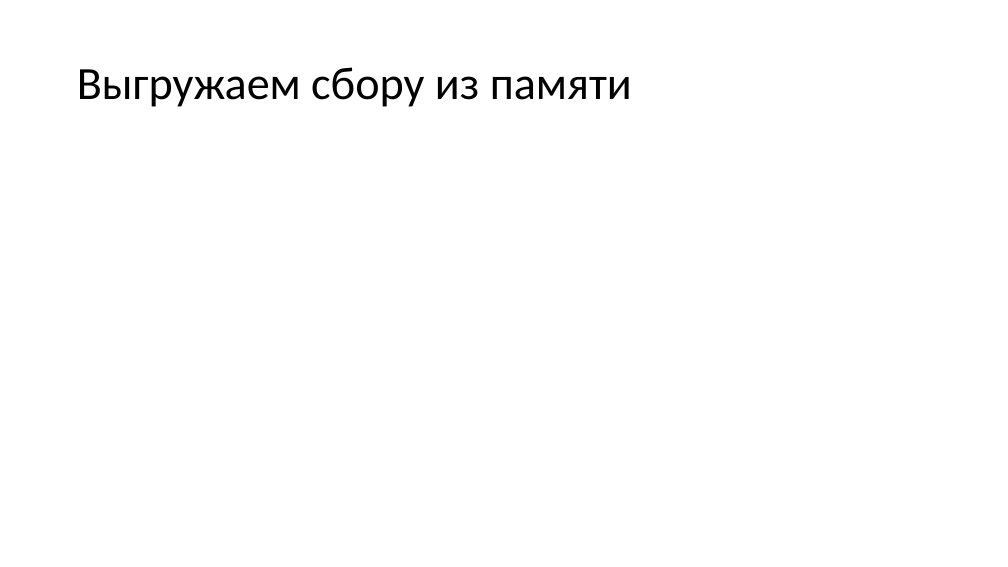
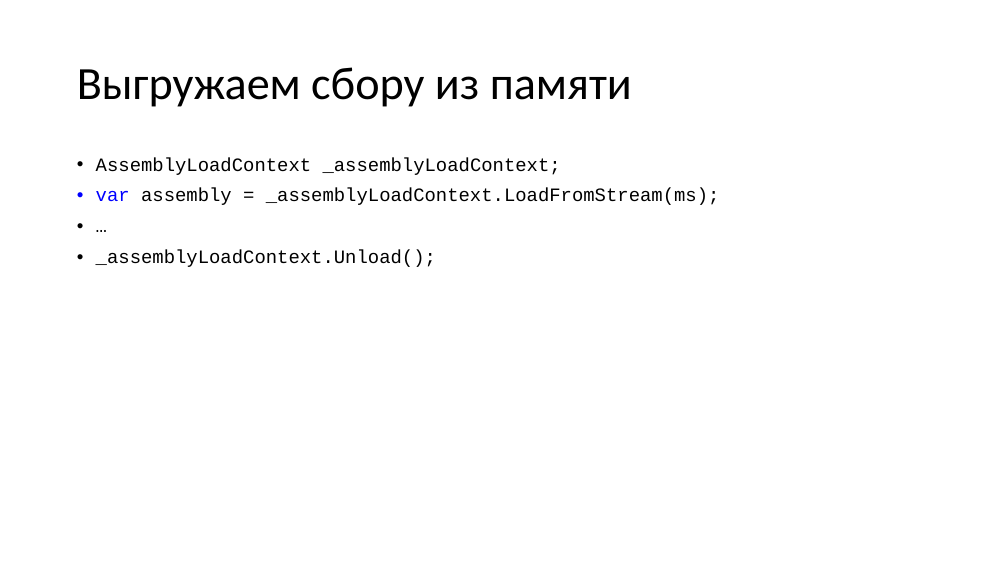
Before and after one commit to Sa1Gur/Expression2Sql, a slide deck: slide 27 of Query2SQL.pptx (slide 24 before the commit). Drawn at 1008x567 pixels with LibreOffice and Linux fonts; fonts in the diff are those of the drawing. Boxes give left, top, right and bottom in pixels: in the first picture for what was removed or moved away, otherwise in the second. Text is boxed around its words. In the diff, an @@ line names an element or a change of style, - is before the commit and + after.

```diff
--- a/Query2SQL.pptx
+++ b/Query2SQL.pptx
@@ text added at bbox=[96, 157, 720, 267], 18 pt, text #000000 @@
+• AssemblyLoadContext _assemblyLoadContext;
+• var assembly = _assemblyLoadContext.LoadFromStream(ms);
+• …
+• _assemblyLoadContext.Unload();
```
Also in this commit, not shown: 5 other slides changed, 3 slides added, 1 slide removed.
